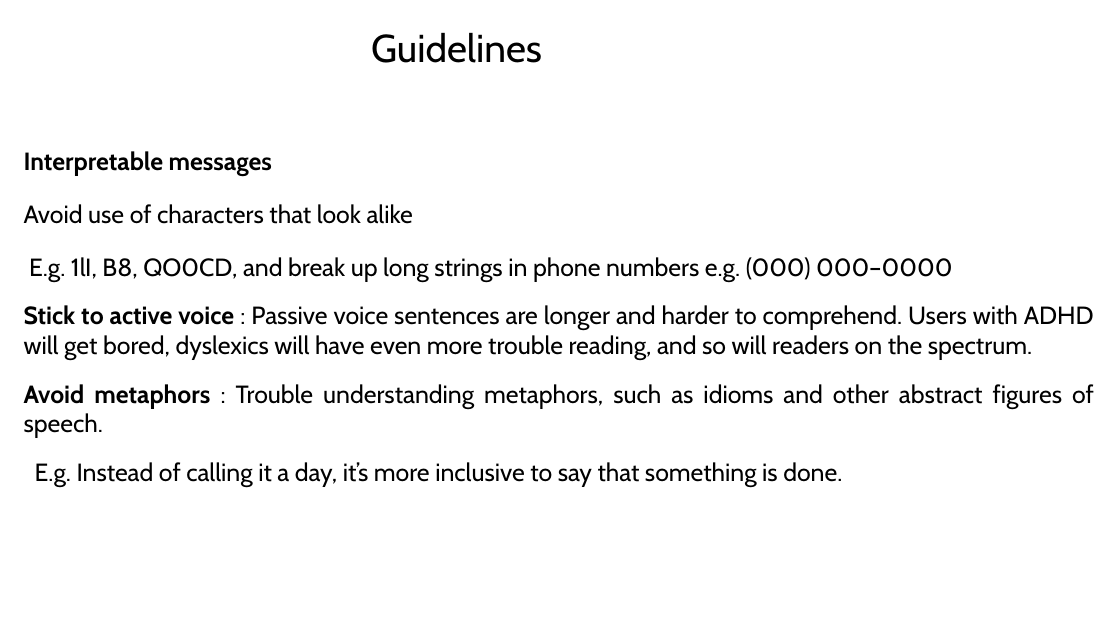
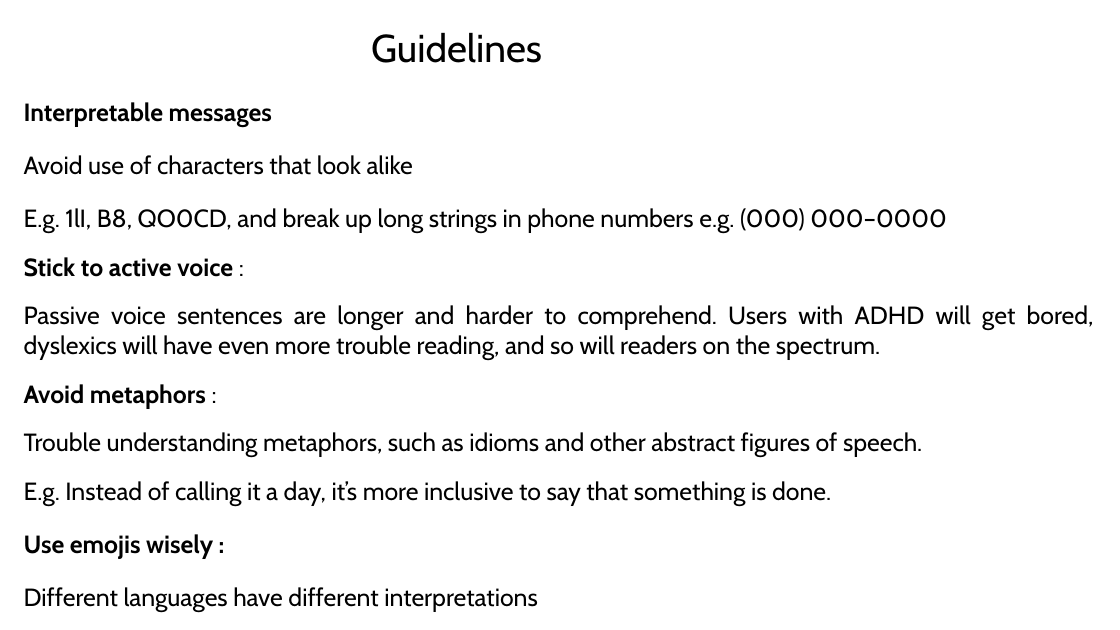
Before and after one commit to vaishnavitv/Assets-and-Publications, a slide deck: slide 29 of Speaking-Engagements/2024/Vancouver.dev/Presentation/ND-Product-Design.pptx (slide 27 before the commit). Drawn at 1120x630 pixels with LibreOffice and Linux fonts; fonts in the diff are those of the drawing. Boxes give left, top, right and bottom in pixels: in the first picture for what was removed or moved away, otherwise in the second. Text is boxed around its words. In the diff, an @@ line names an element or a change of style, - is before the commit and + after.

```diff
--- a/Speaking-Engagements/2024/Vancouver.dev/Presentation/ND-Product-Design.pptx
+++ b/Speaking-Engagements/2024/Vancouver.dev/Presentation/ND-Product-Design.pptx
@@ text at (24, 257, 1094, 457): text changed @@
-Stick to active voice : Passive voice sentences are longer and harder to comprehend. Users with ADHD will get bored, dyslexics will have even more trouble reading, and so will readers on the spectrum.
-Avoid metaphors : Trouble understanding metaphors, such as idioms and other abstract figures of speech.
+Stick to active voice :
+Passive voice sentences are longer and harder to comprehend. Users with ADHD will get bored, dyslexics will have even more trouble reading, and so will readers on the spectrum.
+Avoid metaphors :
+Trouble understanding metaphors, such as idioms and other abstract figures of speech.
@@ text at (24, 534, 537, 611): paragraphs added @@
+Use emojis wisely :
+Different languages have different interpretations
```
Also in this commit, not shown: 15 other slides changed, 7 slides added, 4 slides removed, 1 other file.
